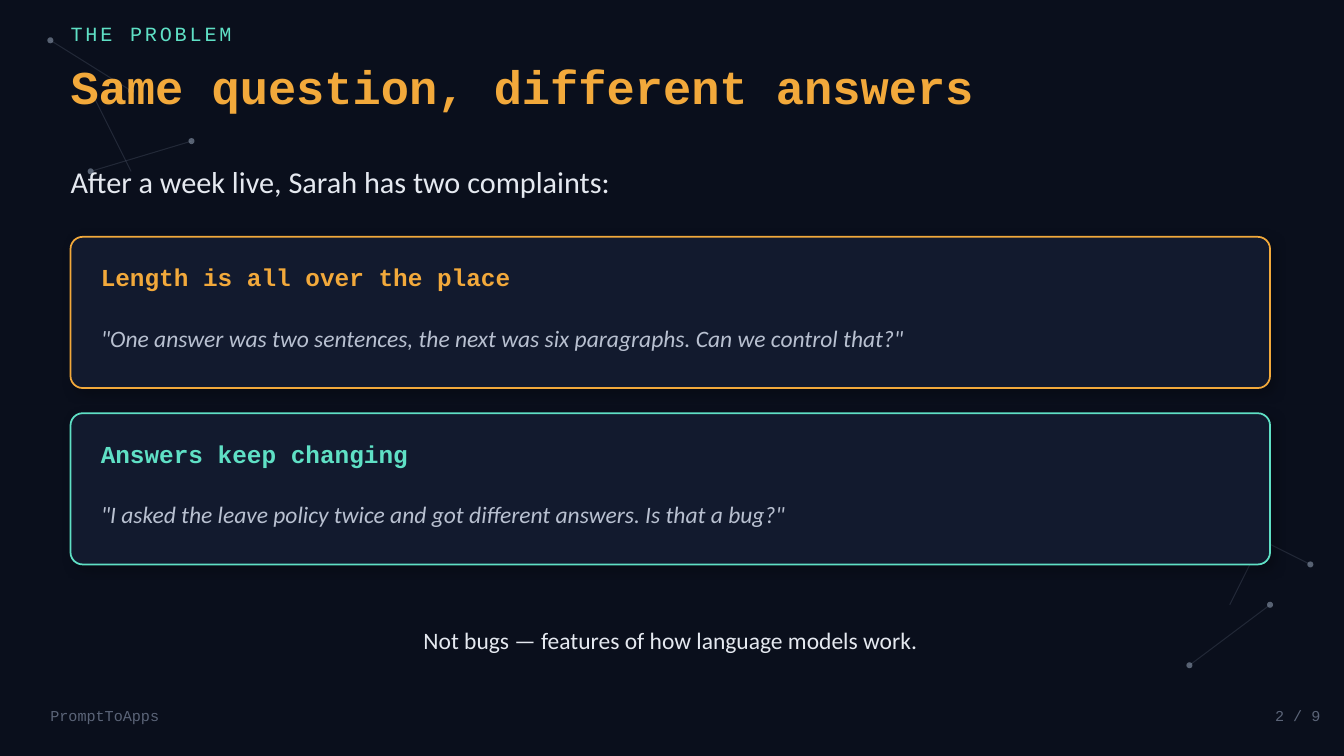
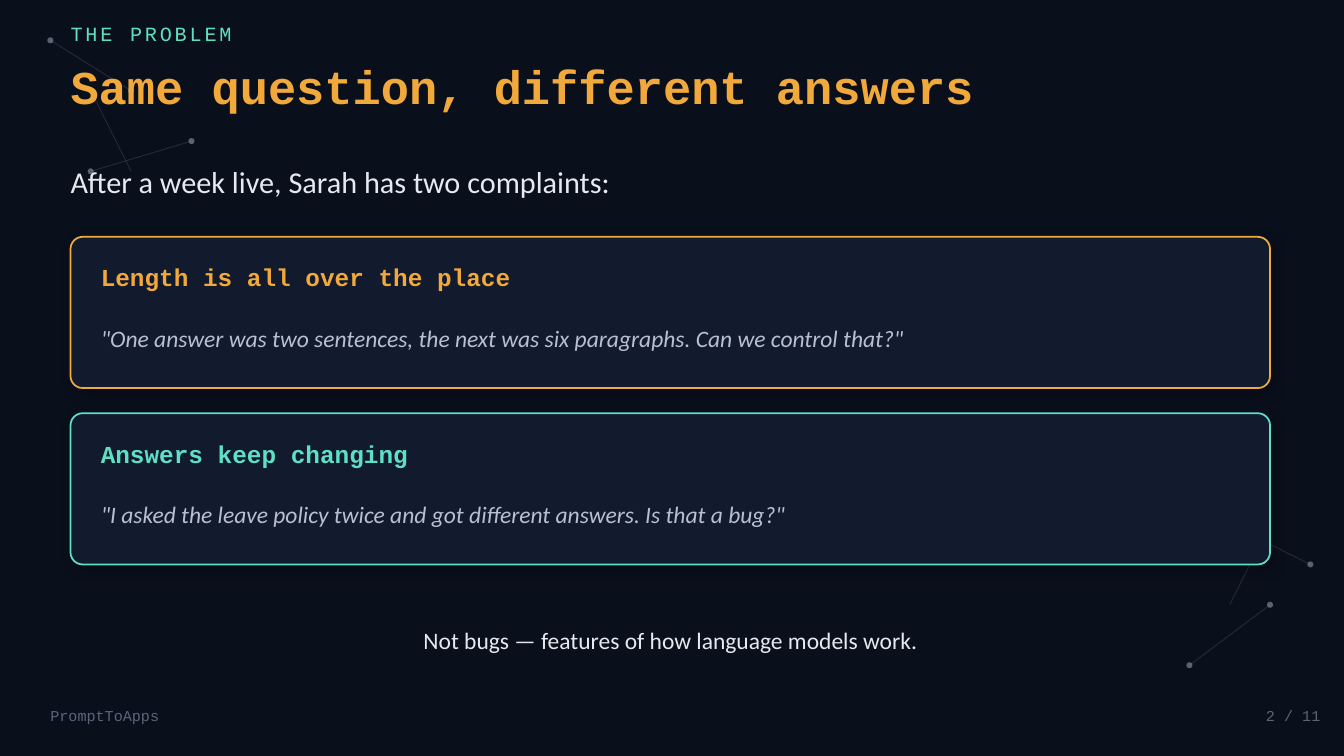
Before and after one commit to balajich/spring-ai-with-llama, a slide deck: slide 2 of slides/02-core-concepts.pptx. Drawn at 1344x756 pixels with LibreOffice and Linux fonts; fonts in the diff are those of the drawing. Boxes give left, top, right and bottom in pixels: in the first picture for what was removed or moved away, otherwise in the second. Text is boxed around its words. In the diff, an @@ line names an element or a change of style, - is before the commit and + after.

```diff
--- a/slides/02-core-concepts.pptx
+++ b/slides/02-core-concepts.pptx
@@ text at bbox=[1266, 711, 1320, 721]: text changed @@
-2 / 9
+2 / 11
```
Also in this commit, not shown: 8 other slides changed, 2 slides added, 6 other files.
